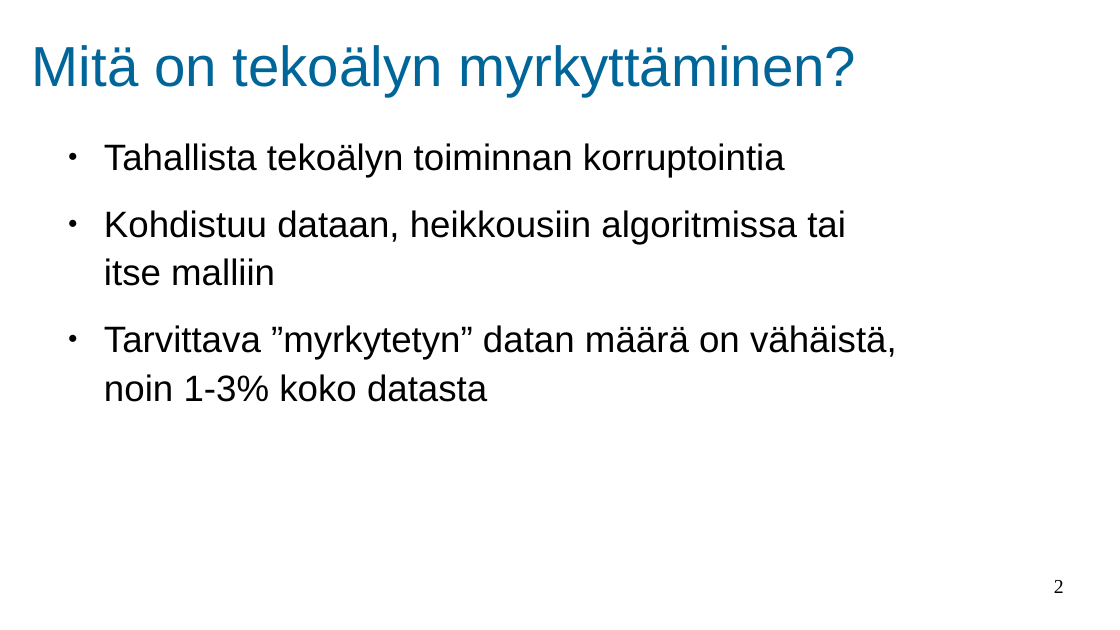
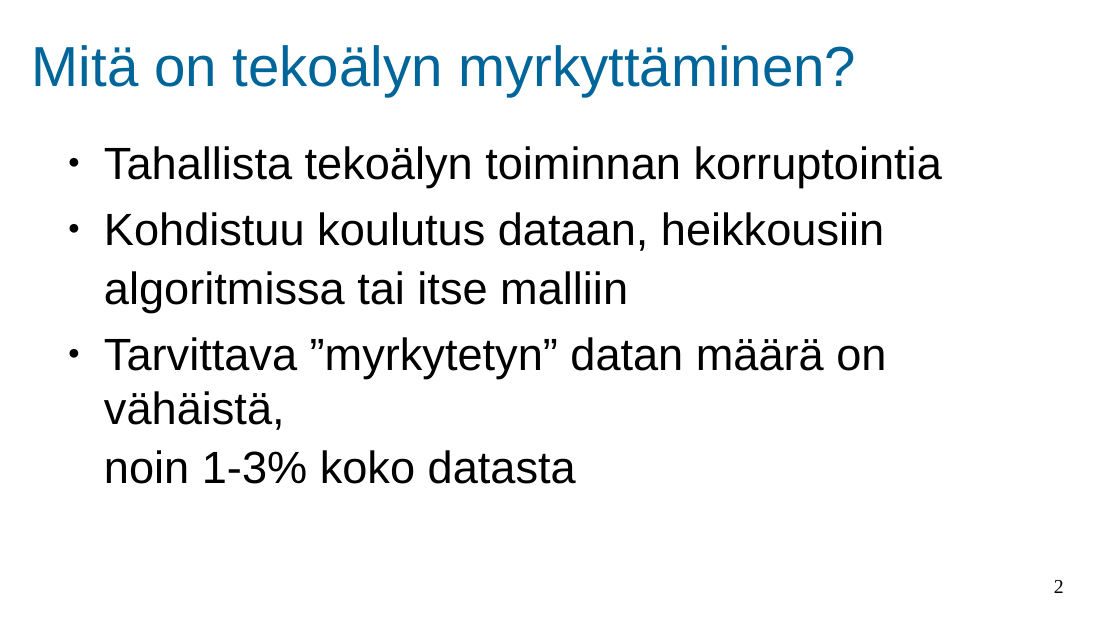
Before and after one commit to Akseli1236/AI-Poisoning, a slide deck: slide 2 of AI poisoning.odp. Drawn at 1120x630 pixels with LibreOffice and Linux fonts; fonts in the diff are those of the drawing; background and template pictures are left out. Boxes give left, top, right and bottom in pixels: in the first picture for what was removed or moved away, otherwise in the second. Text is boxed around its words. In the diff, an @@ line names an element or a change of style, - is before the commit and + after.

```diff
--- a/AI poisoning.odp
+++ b/AI poisoning.odp
@@ text at box(104, 146, 942, 484): size 26 to 32 pt in "Tahallista tekoälyn toiminnan korruptointia", "Tarvittava ”myrkytetyn” datan määrä on vähäistä,", "noin 1-3% koko datasta"; more space between paragraphs @@
@@ text at box(104, 212, 884, 312): text changed; size 26 to 32 pt @@
-● Kohdistuu dataan, heikkousiin algoritmissa tai
-itse malliin
+● Kohdistuu koulutus dataan, heikkousiin
+algoritmissa tai itse malliin
```
Also in this commit, not shown: 2 other slides changed, 2 slides added, 2 slides removed, 1 other file.
